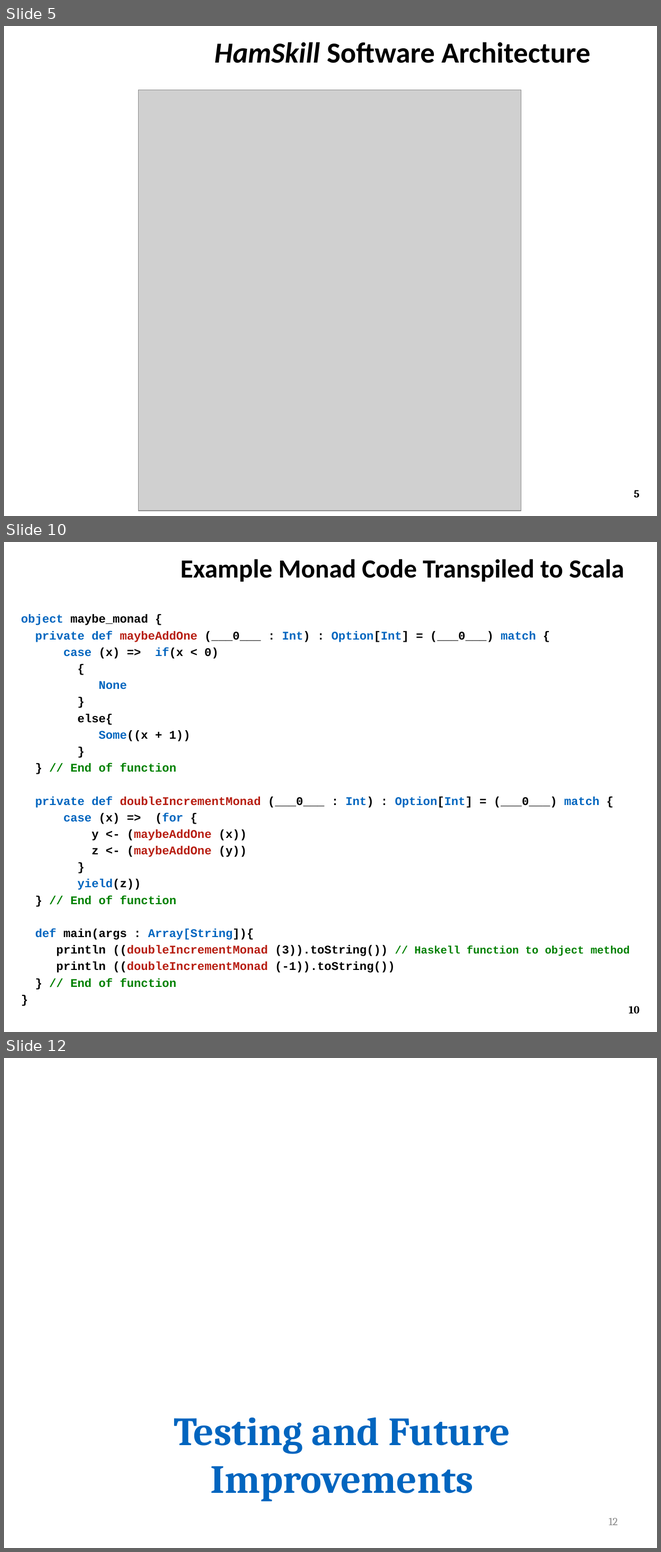
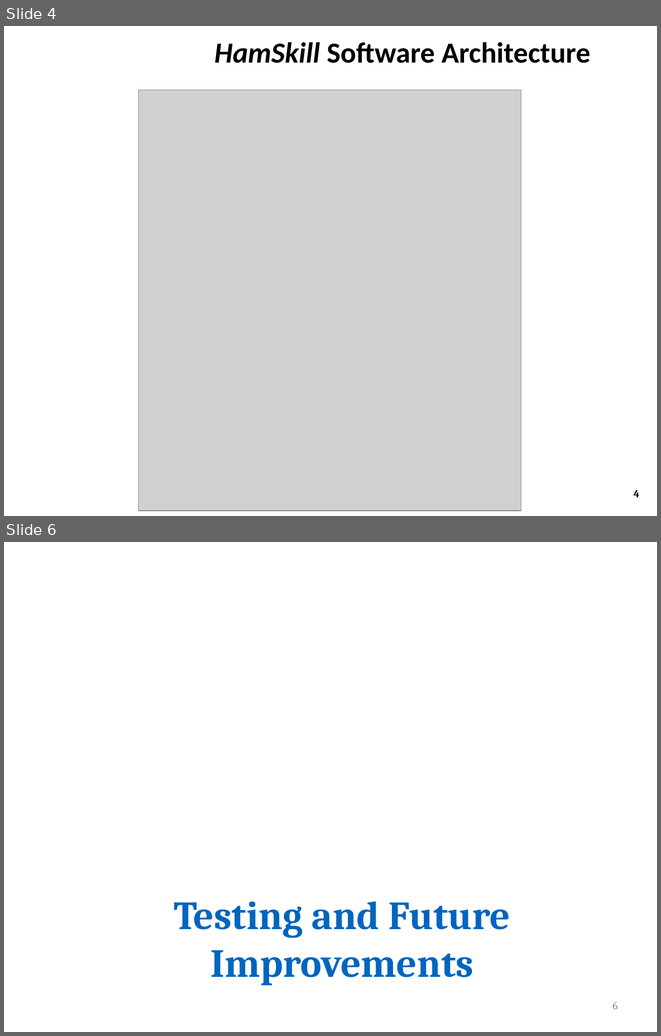
Before and after one commit to ZaydH/CS252, a slide deck: Project/Project_Presentation/Zayd_Hammoudeh_-_HamSkill_Run_Haskell_Anywhere.pptx. Shown one above the other, each under a label of ours: slides 5, 10 and 12 before the commit, slides 4 and 6 after it; the slides between them are not shown. The pictures are 661x1552 and 661x1036 pixels, drawn with LibreOffice and Linux fonts; fonts in the diff are those of the drawing; grey boxes stand for pictures; background and template pictures are left out. Boxes give left, top, right and bottom in pixels: in the first picture for what was removed or moved away, otherwise in the second. Text is boxed around its words. In the diff, an @@ line names an element or a change of style, - is before the commit and + after.

```diff
--- a/Project/Project_Presentation/Zayd_Hammoudeh_-_HamSkill_Run_Haskell_Anywhere.pptx
+++ b/Project/Project_Presentation/Zayd_Hammoudeh_-_HamSkill_Run_Haskell_Anywhere.pptx
@@ slide 10 removed at [4,542,657,1032], background #FFFFFF @@
@@ title removed at [180,559,624,582] @@
-Example Monad Code Transpiled to Scala
@@ text removed at [21,614,630,972] @@
-object maybe_monad {
-private def maybeAddOne (___0___ : Int) : Option[Int] = (___0___) match {
-case (x) => if(x < 0)
-{
-None
-}
-else{
-Some((x + 1))
-}
-} // End of function
-private def doubleIncrementMonad (___0___ : Int) : Option[Int] = (___0___) match {
-case (x) => (for {
-y <- (maybeAddOne (x))
-z <- (maybeAddOne (y))
-}
-yield(z))
-} // End of function
-def main(args : Array[String]){
-println ((doubleIncrementMonad (3)).toString()) // Haskell function to object method
-println ((doubleIncrementMonad (-1)).toString())
-} // End of function
-}
@@ page number removed at [629,1006,639,1013] @@
-10
@@ what was slide 5 is now slide 4 @@
@@ page number at [634,490,639,497]: text changed @@
-5
+4
@@ what was slide 12 is now slide 6 @@
@@ page number at [612,1002,618,1009]: text changed @@
-12
+6
```
Also in this commit, not shown: 5 slides changed, 7 other slides removed.
